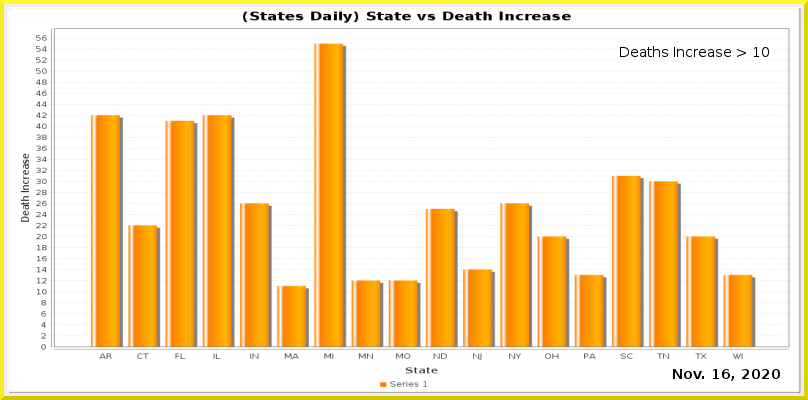
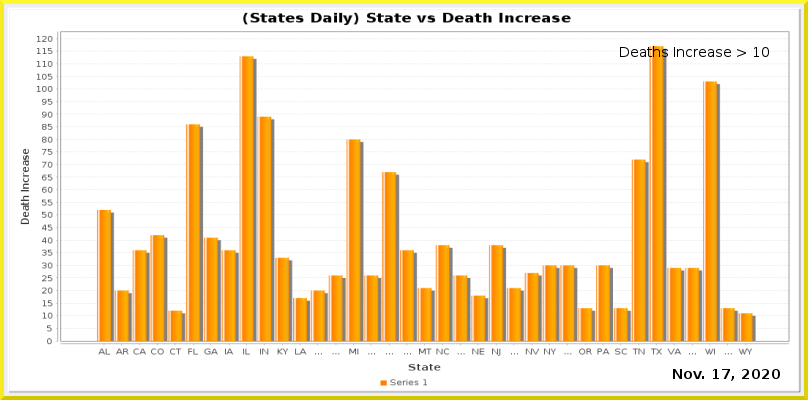
Comparing the layer stacks of the two 808px x 400px images. Changes:
painted on "Current Date" over [722, 369, 730, 379]
painted on "Date_vs_TestIncrease.png" over [7, 7, 801, 394]
